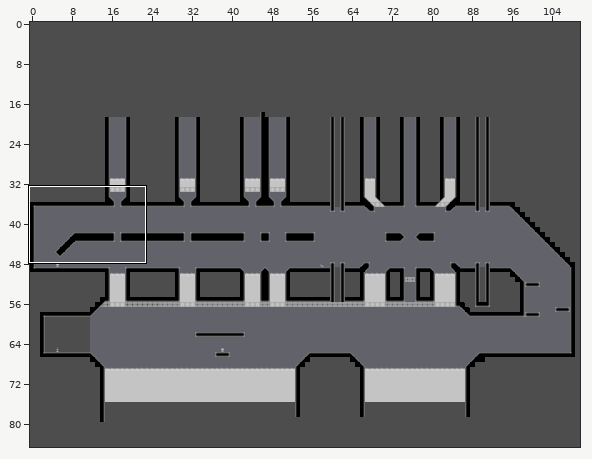
A Tiled map (JSON) gets an edit: deploy/assets/maps/demo_level_4.json. Above, an overview of the earlier version with the close-up marked.
Close-up. Before:
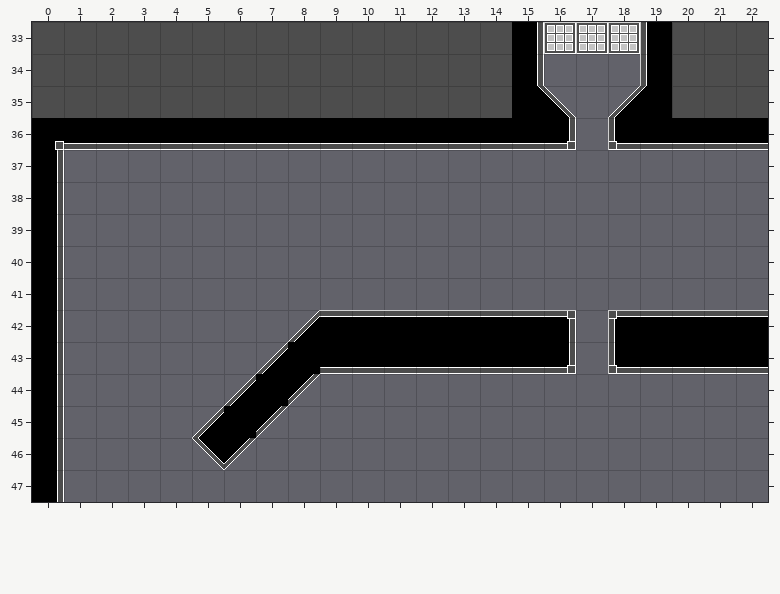
Cells are 32x32 px. Shown: x 0..22, y 33..47. The commit also changed other parts of the map, which this record leaves out.
Now the later version:
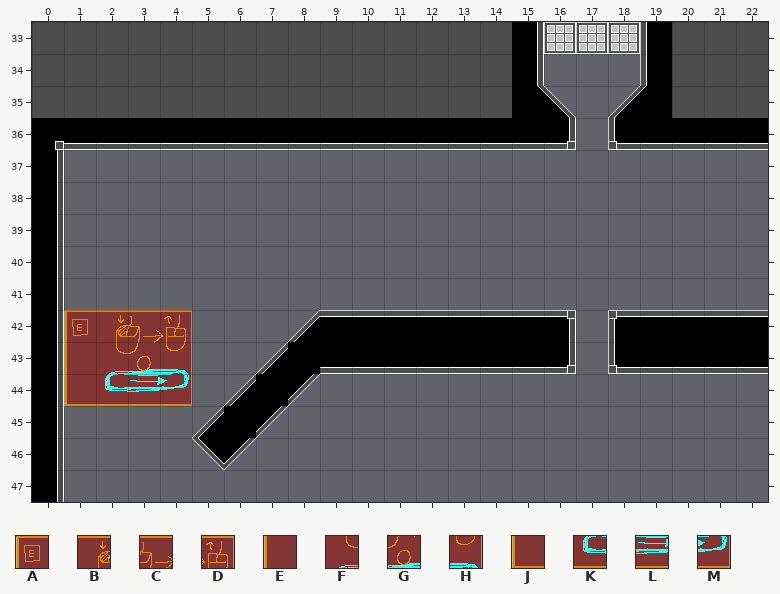
Key: from "TilesSign": A 60, B 61, C 62, D 63, E 75, F 76, G 77, H 78, J 90, K 91, L 92, M 93.
_ is an empty cell.
Tiles of an added or newly shown layer are drawn over the layers below it.
The exact change:
Changed rows in their new state; . is an unchanged cell.
Layer "tutorial" (added):
first column x 1:
42 ABCD
43 EFGH
44 JKLM
Where, in picture pixels (left, top, right, bottom), the same in both close-ups:
added: (64, 310, 192, 406)
